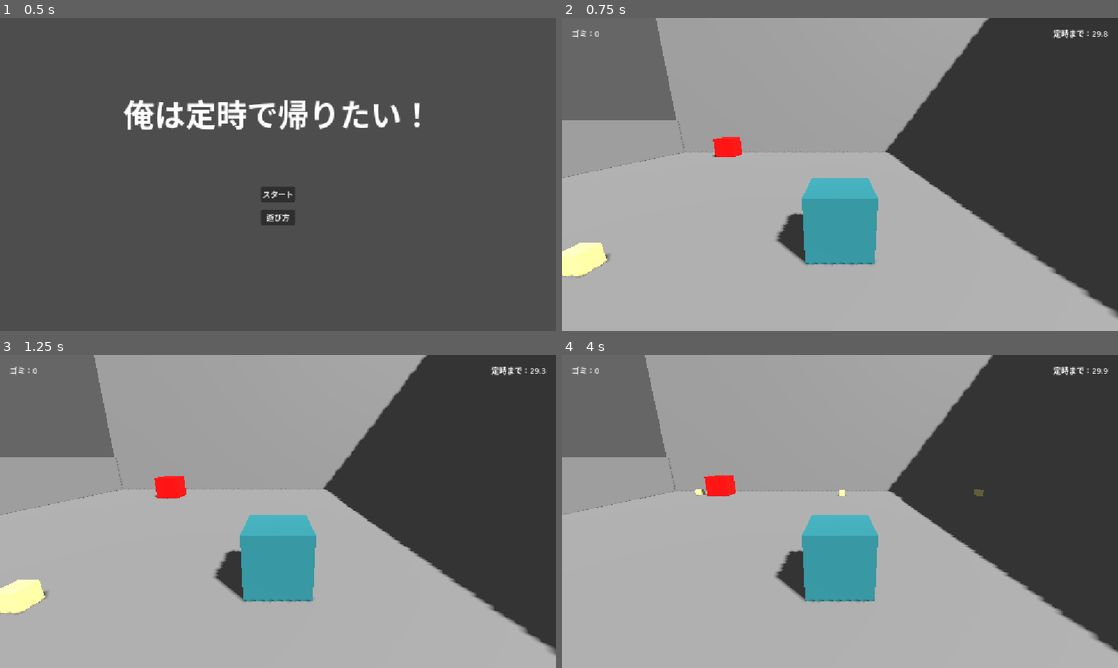
Above: before the commit, frames 1-4 (two rows, left to right).
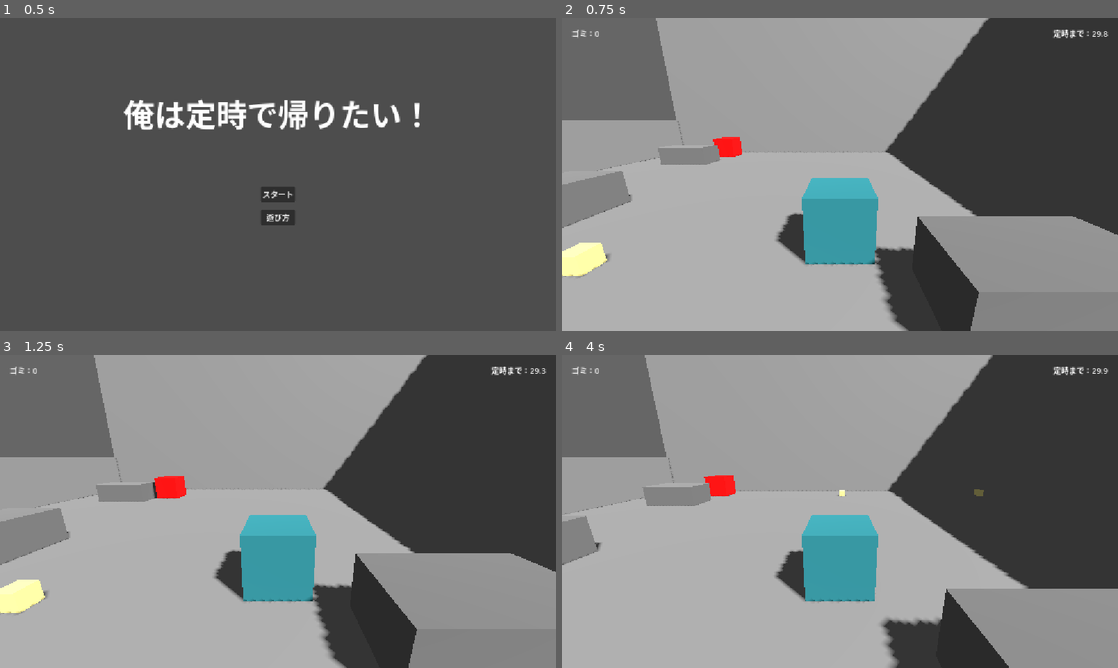
Above: after the commit, the same moments.

Repository: Me-648/syachiku-kusoge-project
Game: Godot game, scene res://Title.tscn
Same seed, same stepped clock (60 frames per second), same inputs: the game is played once before the commit and once after it.
Inputs (mouse positions are in pixels of both pictures, inside the frame that each line leads up to):
- Up to frame 1 (0.5 s): no input
- Up to frame 2 (0.75 s): click "スタート" at 0.5 s
- Up to frame 3 (1.25 s): no input
- Up to frame 4 (4 s): move the mouse to (867, 511) at 1.27 s; hold W (move_forward) from 1.28 s (still down); tap Space (jump) at 1.52, 2.27, 3.77 s; move the mouse to (812, 511) at 2.02 s; move the mouse to (851, 505) at 2.77 s; move the mouse to (834, 517) at 3.52 s

Frame 1 is identical in both runs. In frame 2, 16% of the frame differs, in the area x 0-100%, y 40-100%; in frame 3, 16%; in frame 4, 11%.

Commit message:
机と椅子を仮配置

Diff:
--- a/Main.tscn
+++ b/Main.tscn
@@ -42,6 +42,32 @@
 [sub_resource type="BoxShape3D" id="BoxShape3D_cm0pq"]
 
 [sub_resource type="BoxShape3D" id="BoxShape3D_r0du0"]
+
+[sub_resource type="BoxShape3D" id="BoxShape3D_03owx"]
+size = Vector3(1.2, 0.8, 1.2)
+
+[sub_resource type="StandardMaterial3D" id="StandardMaterial3D_wkp8b"]
+albedo_color = Color(0.4506483, 0.4506483, 0.45064825, 1)
+
+[sub_resource type="BoxMesh" id="BoxMesh_20pc6"]
+material = SubResource("StandardMaterial3D_wkp8b")
+size = Vector3(2, 0.8, 1.2)
+
+[sub_resource type="BoxShape3D" id="BoxShape3D_5vvyt"]
+size = Vector3(1.2, 0.8, 2)
+
+[sub_resource type="BoxMesh" id="BoxMesh_c6i3y"]
+material = SubResource("StandardMaterial3D_wkp8b")
+size = Vector3(1.2, 0.8, 2)
+
+[sub_resource type="BoxShape3D" id="BoxShape3D_c2ibq"]
+size = Vector3(0.6, 0.8, 0.6)
+
+[sub_resource type="StandardMaterial3D" id="StandardMaterial3D_j4qnp"]
+
+[sub_resource type="BoxMesh" id="BoxMesh_fpfj3"]
+material = SubResource("StandardMaterial3D_j4qnp")
+size = Vector3(0.6, 0.8, 0.6)
 
 [node name="Main" type="Node3D"]
 script = ExtResource("1_r0du0")
@@ -205,3 +231,56 @@
 [node name="CollisionShape3D2" type="CollisionShape3D" parent="Boss"]
 transform = Transform3D(1, 0, 0, 0, 1, 0, 0, 0, 1, 0, 0.5, 0)
 shape = SubResource("BoxShape3D_r0du0")
+
+[node name="Desk1" type="StaticBody3D" parent="."]
+
+[node name="CollisionShape3D" type="CollisionShape3D" parent="Desk1"]
+transform = Transform3D(1, 0, 0, 0, 1, 0, 0, 0, 1, 2, 0.4, 1.2)
+shape = SubResource("BoxShape3D_03owx")
+
+[node name="MeshInstance3D" type="MeshInstance3D" parent="Desk1"]
+transform = Transform3D(1, 0, 0, 0, 1, 0, 0, 0, 1, 2, 0.4, 1.2)
+mesh = SubResource("BoxMesh_20pc6")
+
+[node name="Desk2" type="StaticBody3D" parent="."]
+transform = Transform3D(1, 0, 0, 0, 1, 0, 0, 0, 1, -9.153175, 0, -7.914186)
+
+[node name="CollisionShape3D" type="CollisionShape3D" parent="Desk2"]
+transform = Transform3D(1, 0, 0, 0, 1, 0, 0, 0, 1, 2, 0.4, 1.2)
+shape = SubResource("BoxShape3D_03owx")
+
+[node name="MeshInstance3D" type="MeshInstance3D" parent="Desk2"]
+transform = Transform3D(1, 0, 0, 0, 1, 0, 0, 0, 1, 2, 0.4, 1.2)
+mesh = SubResource("BoxMesh_20pc6")
+
+[node name="Desk3" type="StaticBody3D" parent="."]
+transform = Transform3D(1, 0, 0, 0, 1, 0, 0, 0, 1, -7.9181666, 0, -2.0339108)
+
+[node name="CollisionShape3D" type="CollisionShape3D" parent="Desk3"]
+transform = Transform3D(1, 0, 0, 0, 1, 0, 0, 0, 1, 2, 0.4, 1.2)
+shape = SubResource("BoxShape3D_5vvyt")
+
+[node name="MeshInstance3D" type="MeshInstance3D" parent="Desk3"]
+transform = Transform3D(1, 0, 0, 0, 1, 0, 0, 0, 1, 2, 0.4, 1.2)
+mesh = SubResource("BoxMesh_c6i3y")
+
+[node name="Chair1" type="StaticBody3D" parent="."]
+
+[node name="CollisionShape3D" type="CollisionShape3D" parent="Chair1"]
+transform = Transform3D(1, 0, 0, 0, 1, 0, 0, 0, 1, 0, 0.4, 5)
+shape = SubResource("BoxShape3D_c2ibq")
+
+[node name="MeshInstance3D" type="MeshInstance3D" parent="Chair1"]
+transform = Transform3D(1, 0, 0, 0, 1, 0, 0, 0, 1, 0, 0.4, 5)
+mesh = SubResource("BoxMesh_fpfj3")
+
+[node name="Chair2" type="StaticBody3D" parent="."]
+transform = Transform3D(1, 0, 0, 0, 1, 0, 0, 0, 1, -8.3502035, 0, -5.7446594)
+
+[node name="CollisionShape3D" type="CollisionShape3D" parent="Chair2"]
+transform = Transform3D(1, 0, 0, 0, 1, 0, 0, 0, 1, 0, 0.4, 5)
+shape = SubResource("BoxShape3D_c2ibq")
+
+[node name="MeshInstance3D" type="MeshInstance3D" parent="Chair2"]
+transform = Transform3D(1, 0, 0, 0, 1, 0, 0, 0, 1, 0, 0.4, 5)
+mesh = SubResource("BoxMesh_fpfj3")
Not shown: 1 places in Main.tscn that only renumber resources
